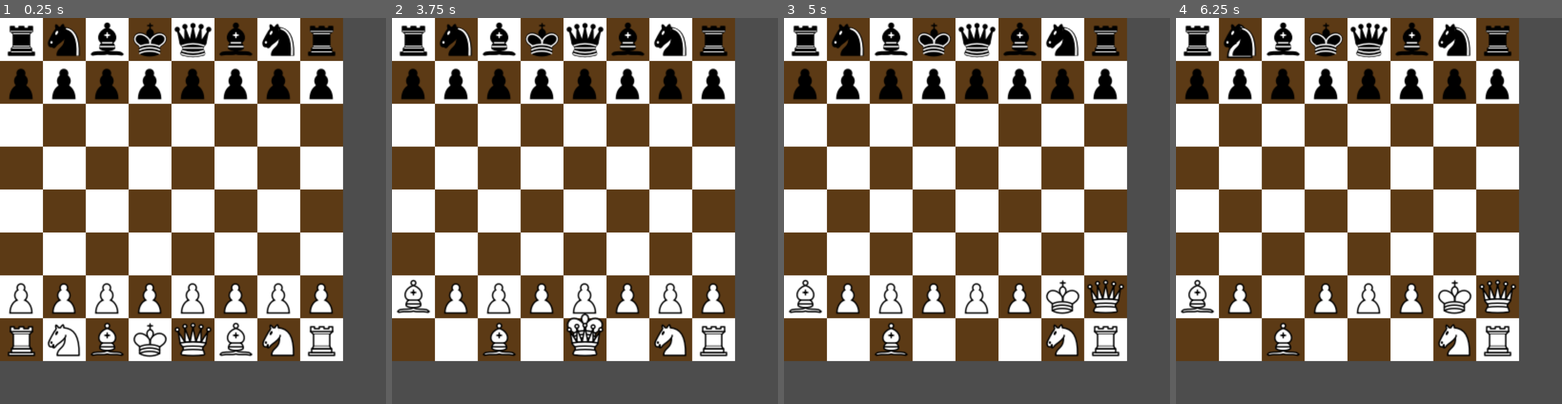
Above: before the commit, frames 1-4 (left to right).
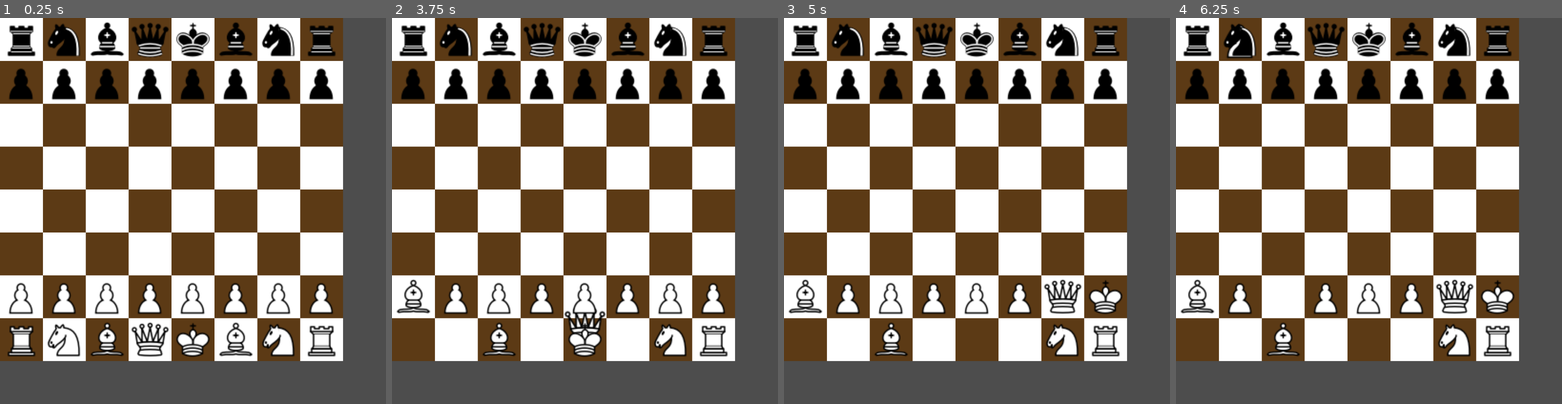
Above: after the commit, the same moments.

Repository: telamonian/chess_2d
Game: Godot game, scene res://game/game_2d.tscn
Two runs of this game, one before a commit and one after it. Both use one fixed random seed, a clock stepped at 60 frames per second and the inputs below.
Inputs (mouse positions are in pixels of both pictures, inside the frame that each line leads up to):
- Up to frame 1 (0.25 s): no input
- Up to frame 2 (3.75 s): tap Enter at 0.5 s; drag from (415, 338) to (712, 338) at 0.52 s; drag from (457, 338) to (669, 338) at 1.27 s; move the mouse to (500, 338) at 2.02 s; click (500, 338) at 2.17 s; tap Space at 2.75 s; drag from (627, 338) to (415, 295) at 2.77 s; drag from (542, 338) to (669, 295) at 3.52 s
- Up to frame 3 (5 s): drag from (977, 338) to (1104, 295) at 4.27 s
- Up to frame 4 (6.25 s): move the mouse to (1241, 295) at 5.02 s; click (1241, 295) at 5.17 s; tap Enter at 5.75 s; drag from (1284, 295) to (1241, 41) at 5.77 s

The runs differ from the first frame. In frame 1, 1.9% of the frame differs, in the area x 34-55%, y 1-88%; in frame 2, 1.7%; in frame 3, 1.9%; in frame 4, 1.9%.

Commit message:
fix mixed-up king/queen sprites

Diff:
--- a/enum.gd
+++ b/enum.gd
@@ -1,4 +1,4 @@
 extends Node
 
 enum Pcolor {WHITE, BLACK}
-enum Ptype {QUEEN, KING, BISHOP, KNIGHT, ROOK, PAWN}
+enum Ptype {KING, QUEEN, BISHOP, KNIGHT, ROOK, PAWN}
